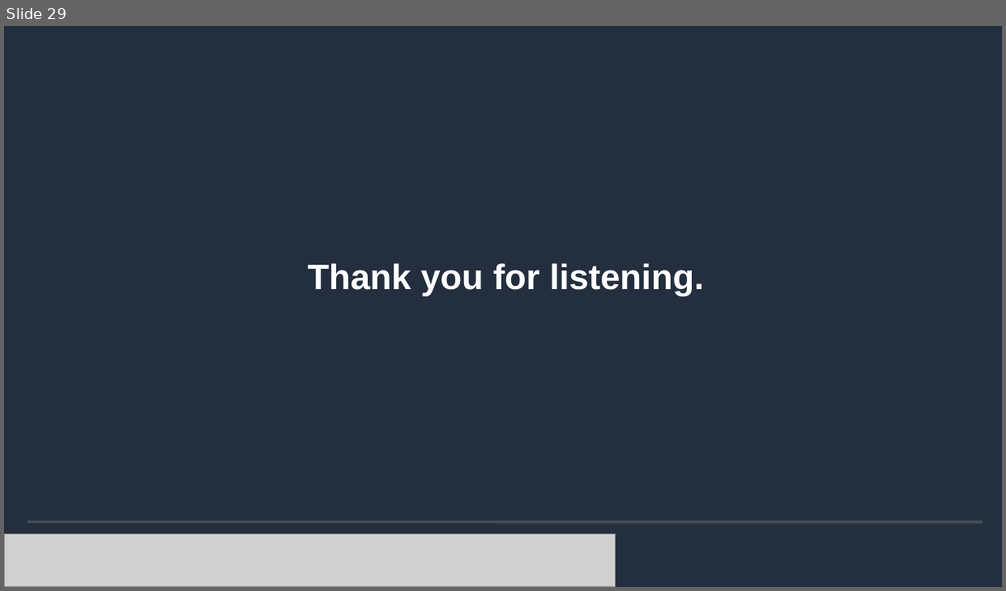
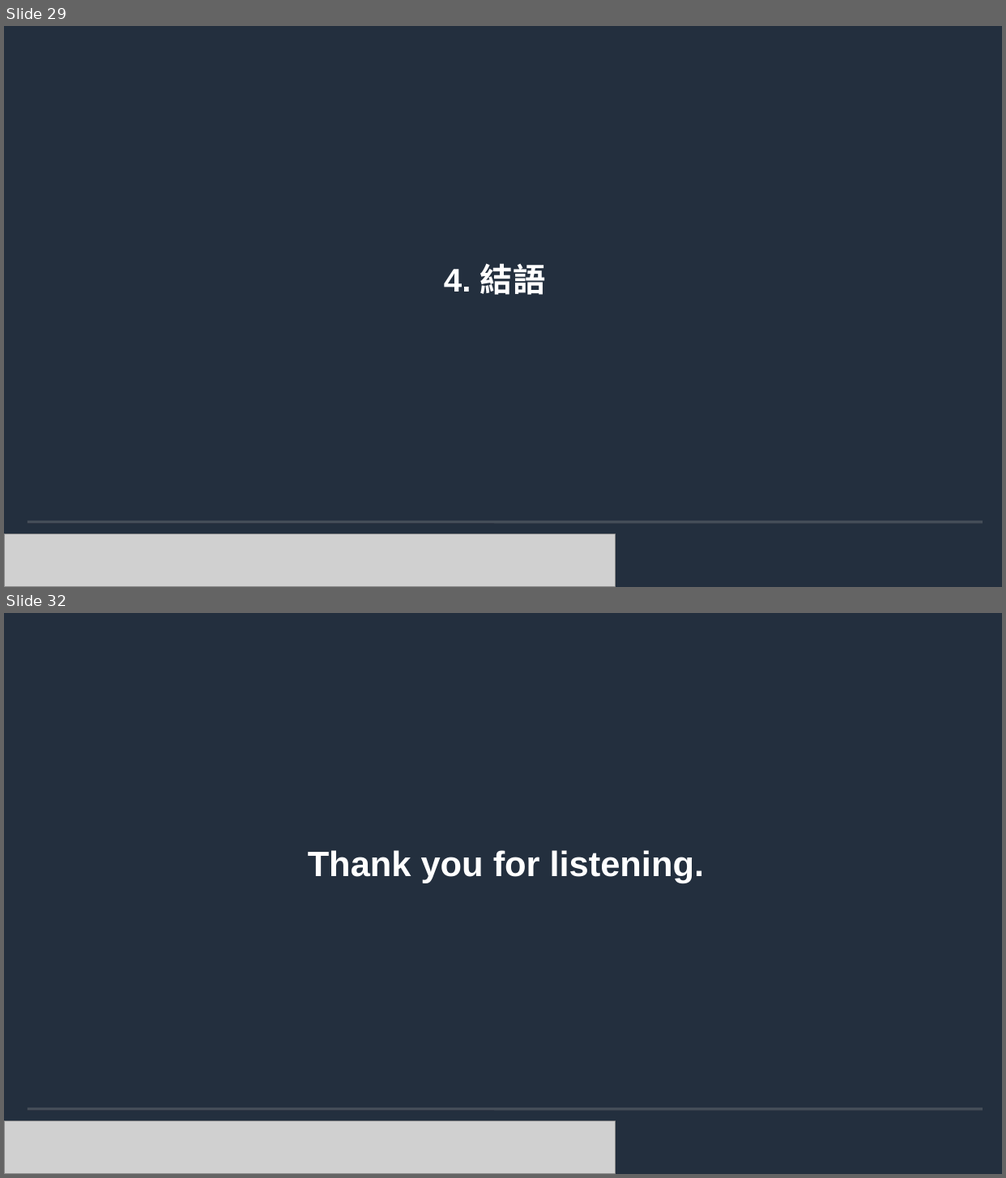
Before and after one commit to andygithub9/cfc104_2, a slide deck: 104.odp. Shown one above the other, each under a label of ours: slide 29 before the commit, slides 29 and 32 after it; the slides between them are not shown. The pictures are 1006x591 and 1006x1178 pixels, drawn with LibreOffice and Linux fonts; fonts in the diff are those of the drawing; grey boxes stand for pictures; background and template pictures are left out. Boxes give left, top, right and bottom in pixels: in the first picture for what was removed or moved away, otherwise in the second. Text is boxed around its words. In the diff, an @@ line names an element or a change of style, - is before the commit and + after.

```diff
--- a/104.odp
+++ b/104.odp
@@ slide 29 added at [4,26,1002,587], background #232F3E; not listed: 2 template elements that a slide beside it also shows @@
@@ title added at [444,263,546,295], 26 pt, text #FFFFFF, bold @@
+4. 結語
@@ picture added at [4,535,616,587] @@
@@ what was slide 29 is now slide 32 @@
```
Also in this commit, not shown: 2 slides changed, 2 other slides added.
